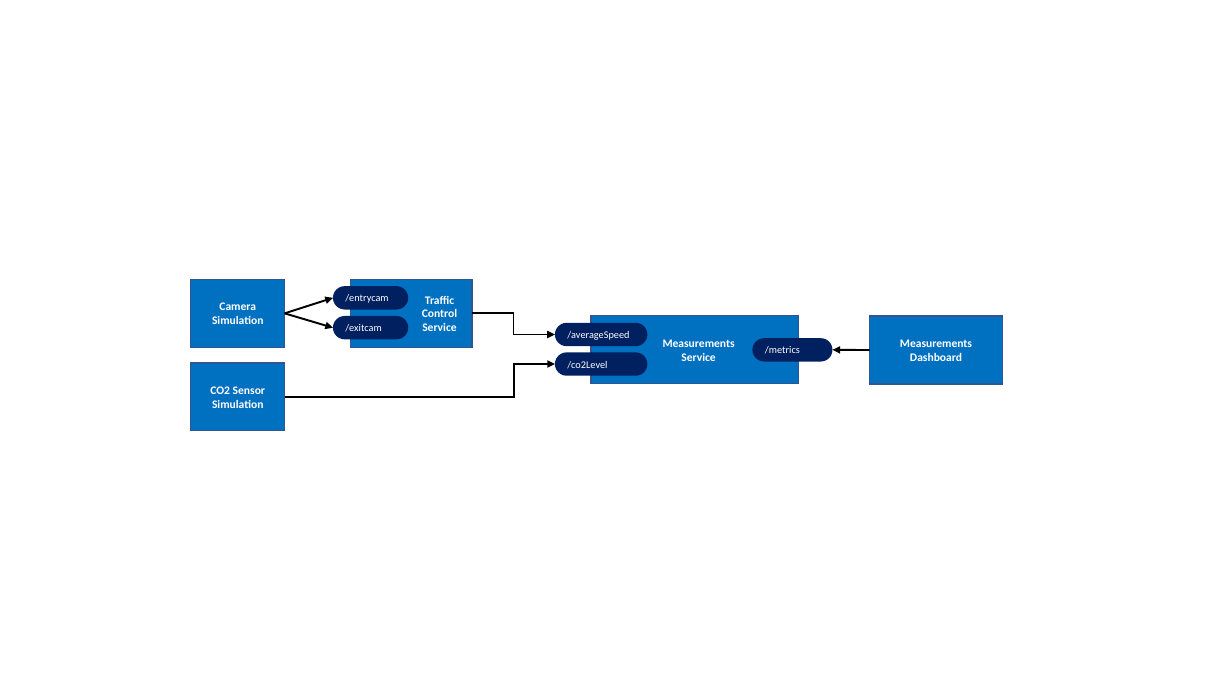
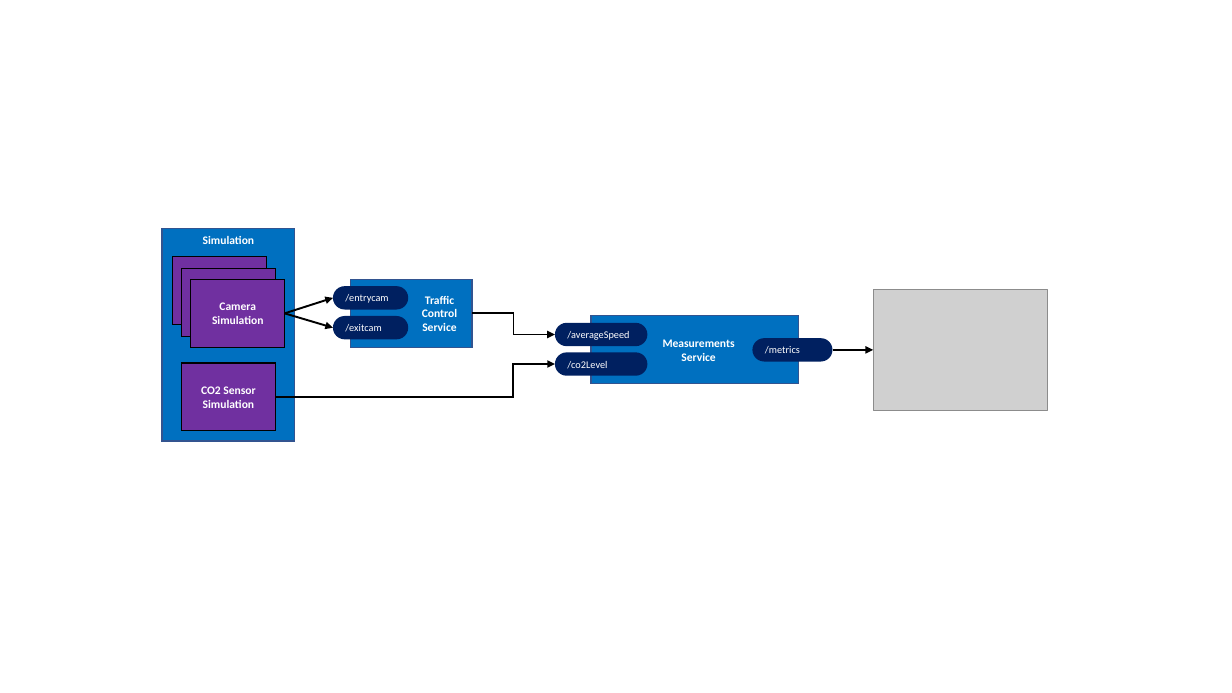
Before and after one commit to EdwinVW/inhouse-event-workshop, a slide deck: slide 2 of img/Figures.pptx. Drawn at 1232x693 pixels with LibreOffice and Linux fonts; fonts in the diff are those of the drawing; grey boxes stand for pictures. Boxes give left, top, right and bottom in pixels: in the first picture for what was removed or moved away, otherwise in the second. Text is boxed around its words. In the diff, an @@ line names an element or a change of style, - is before the commit and + after.

Commit message:
Consolodate simulations

```diff
--- a/img/Figures.pptx
+++ b/img/Figures.pptx
@@ rectangle added at (162,228,295,441), fill #0070C0, outline #325491 1 pt, 9 pt, text #FFFFFF, bold @@
+Simulation
@@ rectangle added at (173,257,266,325), fill #7030A0, outline #000000 1 pt, 9 pt, text #FFFFFF, bold @@
+Camera
+Simulation
@@ rectangle added at (181,268,274,336), fill #7030A0, outline #000000 1 pt, 9 pt, text #FFFFFF, bold @@
+Camera
+Simulation
@@ rectangle "Camera" at (191,279,285,348): fill #0070C0 to #7030A0; outline #325491 1 pt to #000000 1 pt @@
@@ picture added at (873,289,1047,410) @@
@@ rectangle removed at (870,316,1003,384) @@
-Measurements
-Dashboard
@@ arrow moved from (833, 350) - (870, 350) to (833, 350) - (873, 350) @@
@@ arrow (833, 350) - (873, 350): arrowheads changed @@
@@ rectangle "CO2 Sensor" at (181,363,274,432): fill #0070C0 to #7030A0; outline #325491 1 pt to #000000 1 pt @@
@@ rectangle "CO2 Sensor": place and size @@
-rectangle "CO2 Sensor" at (191,363,285,432)
+rectangle "CO2 Sensor" at (181,363,274,432)
@@ elbow arrow moved from (285, 397) - (555, 364) to (275, 397) - (555, 364) @@
```
Also in this commit, not shown: 3 other slides changed, 23 other files.
